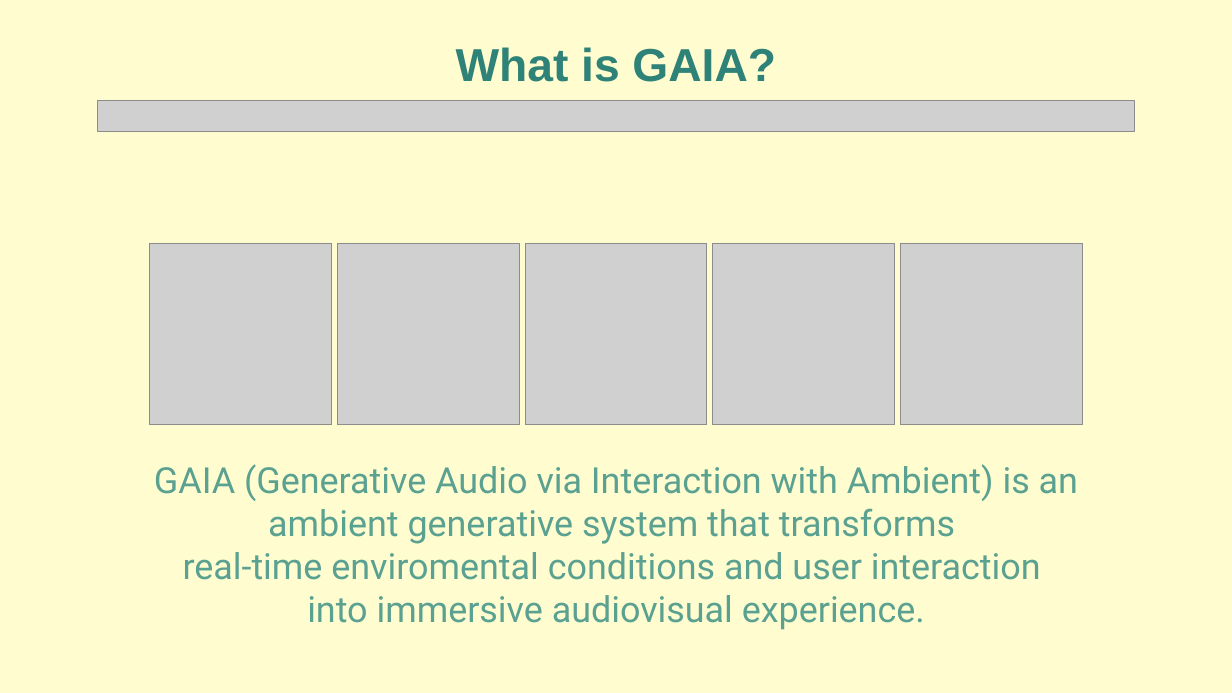
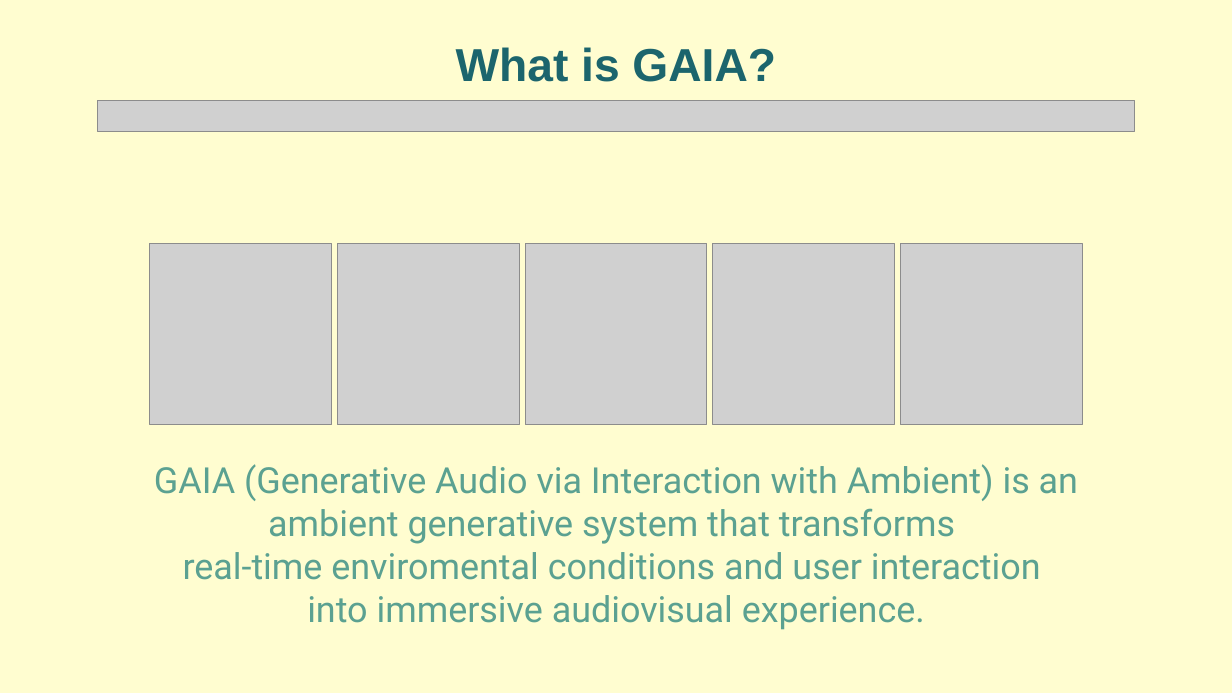
Before and after one commit to Ciorpy/G.A.I.A.-CMLS-2025, a slide deck: slide 2 of GAIA.pptx. Drawn at 1232x693 pixels with LibreOffice and Linux fonts; fonts in the diff are those of the drawing; grey boxes stand for pictures. Boxes give left, top, right and bottom in pixels: in the first picture for what was removed or moved away, otherwise in the second. Text is boxed around its words. In the diff, an @@ line names an element or a change of style, - is before the commit and + after.

```diff
--- a/GAIA.pptx
+++ b/GAIA.pptx
@@ text "What is GAIA?" at (456, 47, 776, 82): text colour #2F8277 to #1C656D @@
```
Also in this commit, not shown: 2 other slides changed.
